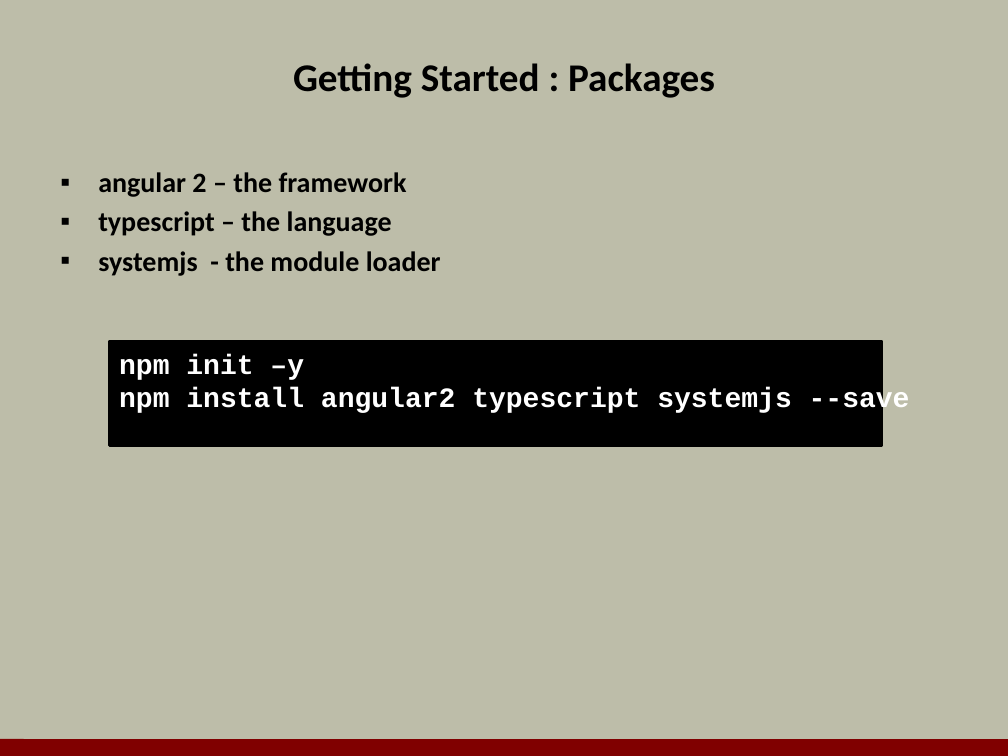
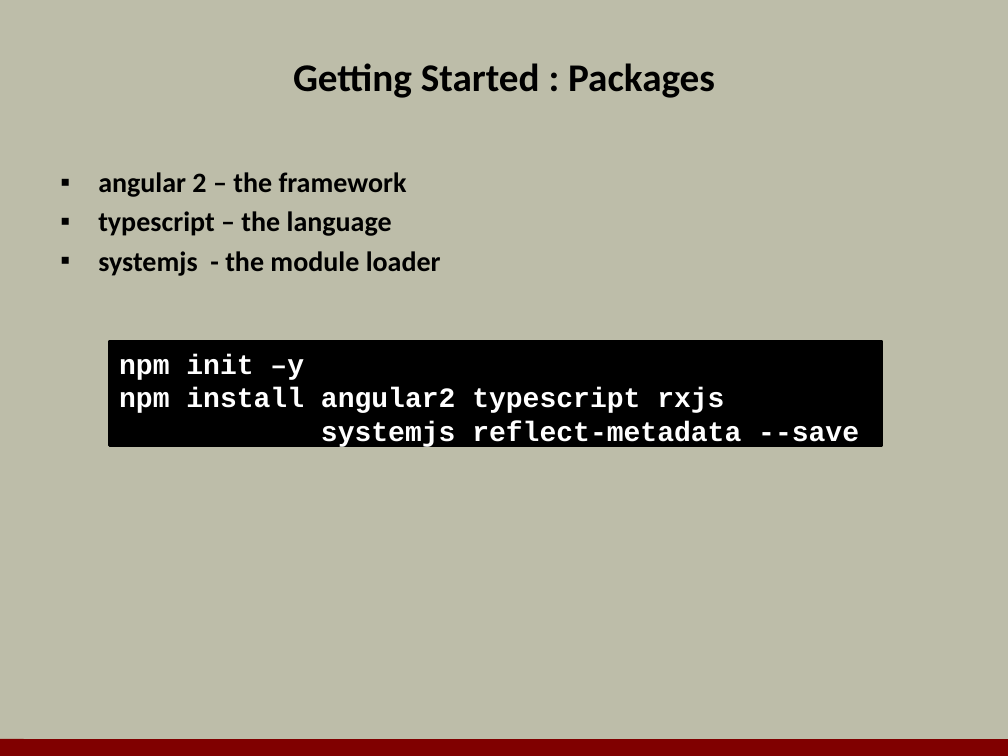
Before and after one commit to OdeToCode/classes, a slide deck: slide 5 of angular2/slides/01_Introduction.pptx. Drawn at 1008x756 pixels with LibreOffice and Linux fonts; fonts in the diff are those of the drawing; background and template pictures are left out. Boxes give left, top, right and bottom in pixels: in the first picture for what was removed or moved away, otherwise in the second. Text is boxed around its words. In the diff, an @@ line names an element or a change of style, - is before the commit and + after.

```diff
--- a/angular2/slides/01_Introduction.pptx
+++ b/angular2/slides/01_Introduction.pptx
@@ text in rectangle at (x1=119, y1=387, x2=859, y2=449): text changed @@
-npm install angular2 typescript systemjs --save
+npm install angular2 typescript rxjs
+systemjs reflect-metadata --save
```
Also in this commit, not shown: 2 other slides changed, 14 slides added, 1 slide removed, 1 other file.
